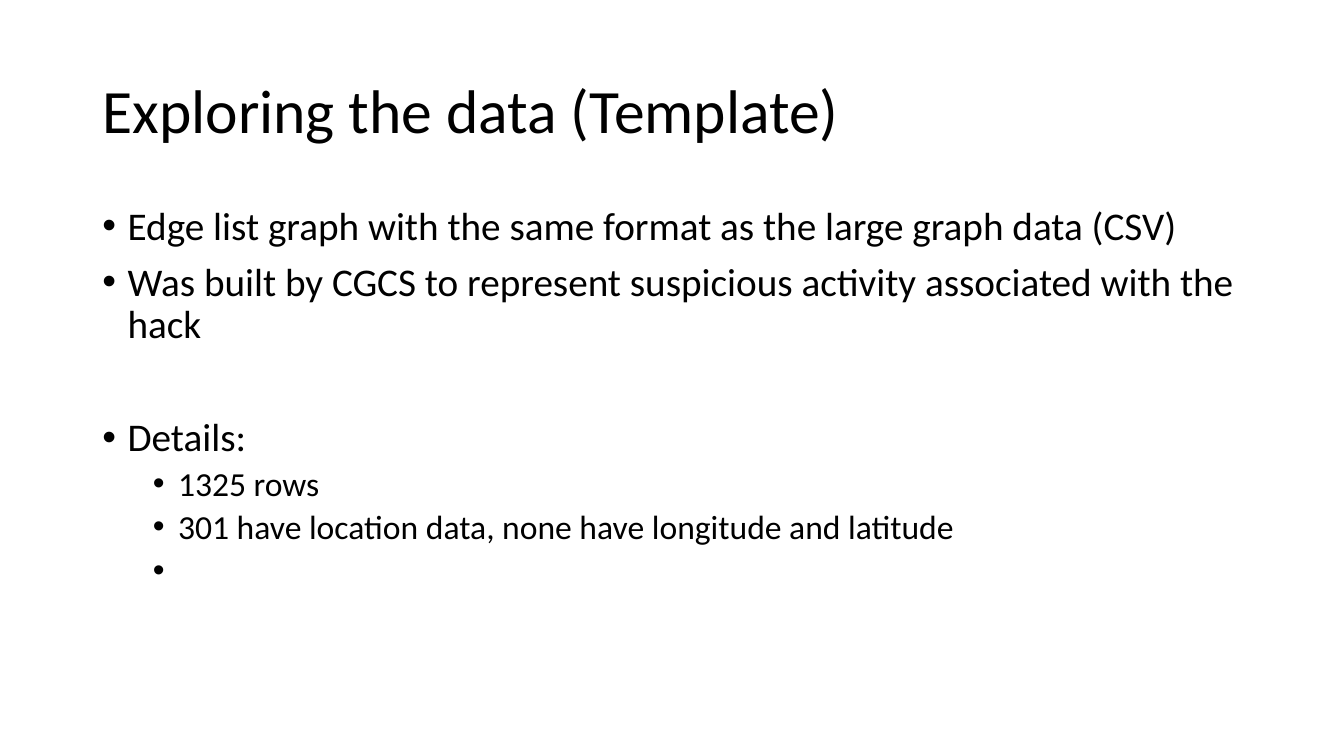
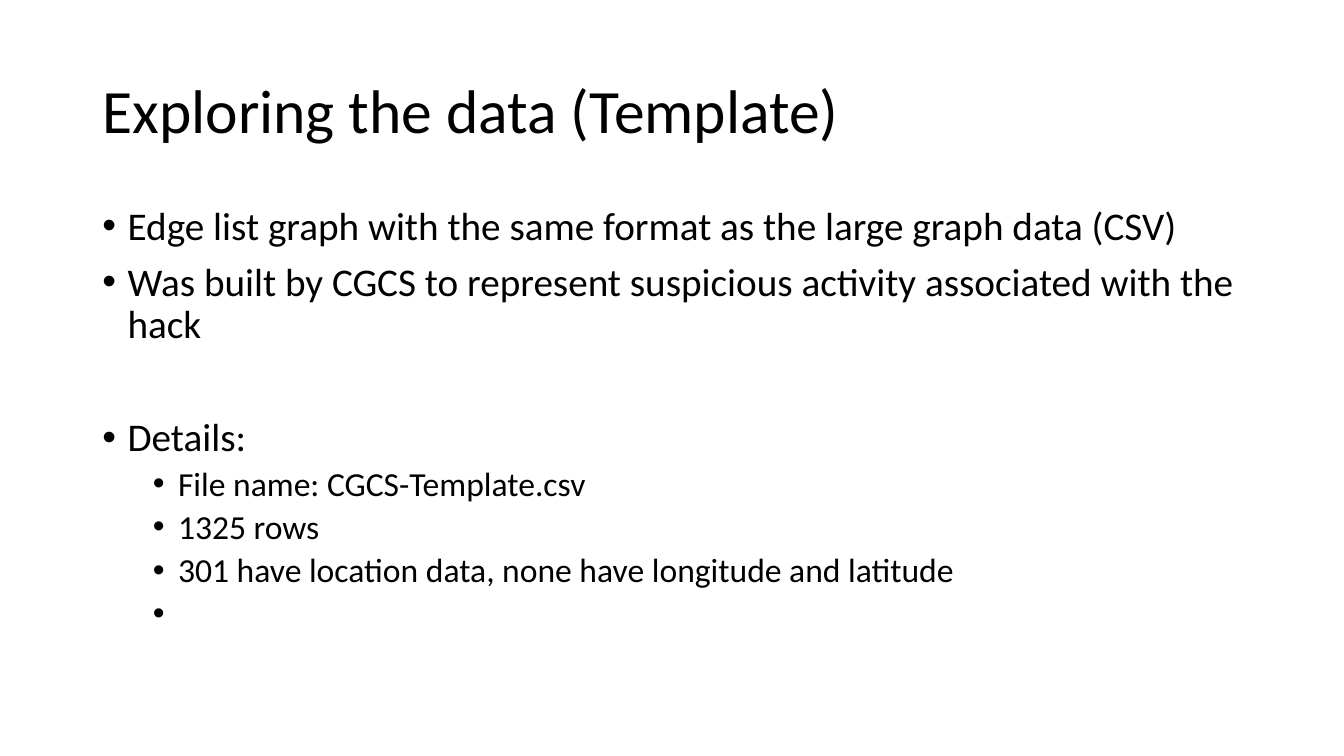
Before and after one commit to AtrayeeNeog/Visualization_2019-20, a slide deck: slide 10 of Documentation/Project_Presentation_v1.pptx. Drawn at 1344x756 pixels with LibreOffice and Linux fonts; fonts in the diff are those of the drawing. Boxes give left, top, right and bottom in pixels: in the first picture for what was removed or moved away, otherwise in the second. Text is boxed around its words. In the diff, an @@ line names an element or a change of style, - is before the commit and + after.

```diff
--- a/Documentation/Project_Presentation_v1.pptx
+++ b/Documentation/Project_Presentation_v1.pptx
@@ text at [178, 472, 585, 502]: paragraph added @@
+  • File name: CGCS-Template.csv
```
Also in this commit, not shown: 1 other slide changed, 1 slide added.
